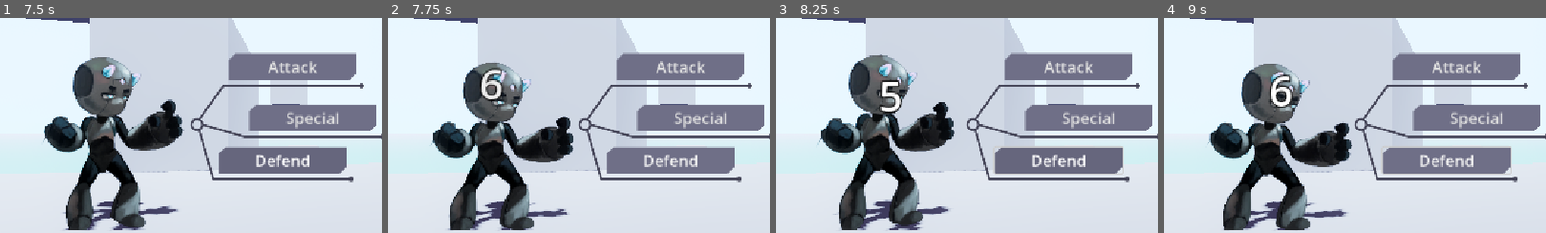
Above: before the commit, frames 1-4 (left to right).
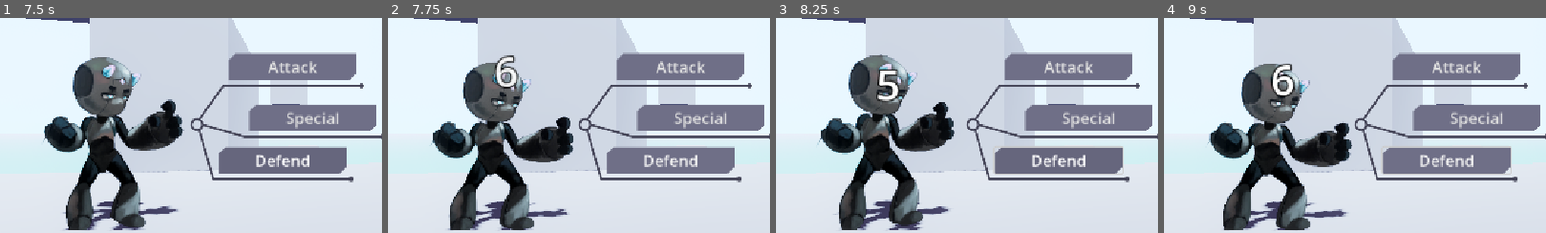
Above: after the commit, the same moments.

Repository: ProgrammerOnCoffee/operation-daemon
Game: Godot game, scene res://scenes/Test/node_2d.tscn
Two runs of this game, one before a commit and one after it. Both use one fixed random seed, a clock stepped at 60 frames per second and the inputs below. This scene is started directly instead of the project's main scene.
Inputs (mouse positions are % of the whole screen's width and height, from its top left):
- Up to frame 1 (7.5 s): tap Enter at 0.5 s; move the mouse to (72, 45) at 0.52 s; hold Right (select_right) 0.53-1.28 s; hold Space (select_confirm) 0.53-1.28 s; click (72, 45) at 0.67 s; move the mouse to (30, 55) at 1.27 s; hold Down (ui_down) 1.28-2.03 s; tap Space (select_confirm) every 1.5 s from 1.35 to 7.35 s; move the mouse to (60, 28) at 2.02 s; hold Right (select_right) 2.03-2.78 s; hold Space (select_confirm) 2.03-2.78 s; move the mouse to (45, 70) at 2.77 s; hold Up (ui_up) 2.78-3.53 s; click (45, 70) at 2.92 s; move the mouse to (80, 65) at 3.52 s; hold Space (select_confirm) 3.53-4.28 s; hold Left (select_left) 3.53-5.03 s; move the mouse to (20, 35) at 4.27 s; move the mouse to (55, 50) at 5.02 s; hold Down (ui_down) 5.03-5.78 s; hold Space (select_confirm) 5.03-5.78 s; click (55, 50) at 5.17 s; move the mouse to (35, 25) at 5.77 s; hold Right (select_right) 5.78-6.53 s; move the mouse to (72, 45) at 6.52 s; hold Up (ui_up) 6.53-7.28 s; hold Space (select_confirm) 6.53-7.28 s; move the mouse to (30, 55) at 7.27 s; hold Right (select_right) from 7.28 s (still down); click (30, 55) at 7.42 s
- Up to frame 2 (7.75 s): keep holding Right (select_right)
- Up to frame 3 (8.25 s): move the mouse to (60, 28) at 8.02 s; release Right (select_right) at 8.03 s; hold Down (ui_down) from 8.03 s (still down); hold Space (select_confirm) from 8.03 s (still down)
- Up to frame 4 (9 s): move the mouse to (45, 70) at 8.77 s; release Down (ui_down) at 8.78 s; release Space (select_confirm) at 8.78 s; hold Left (select_left) from 8.78 s (still down); tap Space (select_confirm) at 8.85 s
The pictures show only the part of the screen within x 0-50%, y 23-73%; the shares and areas given below are measured in that part.

Frame 1 is identical in both runs. In frame 2, 1.1% of the frame differs, in the area x 24-35%, y 17-39%; in frame 3, 0.9%; in frame 4, 0.8%.

Commit message:
Rename DamageLabels to FloatyLabels and add a reusable method to create them

Diff:
--- a/scenes/Test/Test_room.tscn
+++ b/scenes/Test/Test_room.tscn
@@ -4,7 +4,7 @@
 [ext_resource type="Script" uid="uid://rnsxwyparcb0" path="res://scripts/combat_handler.gd" id="1_wh42t"]
 [ext_resource type="PackedScene" uid="uid://bvgllgo3272t8" path="res://scenes/entities/player.tscn" id="2_wh42t"]
 [ext_resource type="Script" uid="uid://b0afr6lawd4cx" path="res://scripts/command_wheel.gd" id="3_7qh11"]
-[ext_resource type="Script" uid="uid://cr0wckmf4e5m8" path="res://scripts/damage_label.gd" id="3_t5lw4"]
+[ext_resource type="Script" uid="uid://cr0wckmf4e5m8" path="res://scripts/floaty_label.gd" id="3_t5lw4"]
 [ext_resource type="PackedScene" uid="uid://chww5uygi35ie" path="res://scenes/entities/slime_spider_bot.tscn" id="4_y836a"]
 [ext_resource type="Theme" uid="uid://bftgnmhry3n7y" path="res://resources/game_theme.tres" id="5_wjxyj"]
 
@@ -162,7 +162,7 @@
 offset_bottom = 39.999985
 text = "Defend"
 
-[node name="DamageLabel" type="Label" parent="CombatHandler" unique_id=797703075]
+[node name="FloatyLabel" type="Label" parent="CombatHandler" unique_id=797703075]
 visible = false
 grow_horizontal = 2
 grow_vertical = 2
--- a/scripts/combat_handler.gd
+++ b/scripts/combat_handler.gd
@@ -125,3 +125,17 @@
 		tween.tween_property(cam, ^":global_transform", _cam_initial_transform, D)
 	_focused_entity = entity
 	await tween.finished
+
+
+## Creates a "floaty" label that gradually spins and falls.
+func create_floaty_label(pos: Vector2, text: String) -> Label:
+	var label := get_node(^"FloatyLabel").duplicate() as Label
+	label.text = text
+	label.global_position = pos - label.size / 2
+	label.velocity = Vector2.UP.rotated(
+			deg_to_rad(randf_range(5, 20))
+			* (+1 if randi_range(0, 1) else -1)
+	) * 256
+	label.show()
+	add_child(label, false, INTERNAL_MODE_FRONT)
+	return label
--- a/scripts/entity.gd
+++ b/scripts/entity.gd
@@ -105,13 +105,9 @@
 ## Makes this [Entity] take [param amount] damage.
 func take_damage(amount: int) -> void:
 	health -= amount
-	var label := combat_handler.get_node(^"DamageLabel").duplicate() as Label
-	label.global_position = combat_handler.cam.unproject_position(
-			entity_3d.project_point(Vector2(rect.size) * Vector2(0.5, 0.25)))
-	label.text = String.num_int64(amount)
-	label.velocity = Vector2.UP.rotated(
-			randf_range(deg_to_rad(5), deg_to_rad(20))
-			* (+1 if randi_range(0, 1) else -1)
-	) * 256
-	label.show()
-	combat_handler.add_child(label, false, INTERNAL_MODE_FRONT)
+	combat_handler.create_floaty_label(
+			combat_handler.cam.unproject_position(
+					entity_3d.project_point(Vector2(rect.size) * Vector2(0.5, 0.25))
+			),
+			String.num_int64(amount)
+	)
--- a/scripts/damage_label.gd
+++ b/scripts/floaty_label.gd
@@ -1,13 +1,13 @@
 extends Label
-## A [Label] that displays the damage dealt to an [Entity].
+## A "floaty" [Label] that gradually spins and falls.
 ##
-## A [Label] that displays the damage dealt to an [Entity]. Gradually rotates and
-## moves according to its [member rot_velocity] and [member velocity].
+## A "floaty" [Label] that gradually spins and falls
+## according to its [member rot_velocity] and [member velocity].
 
 ## The label's velocity.
 var velocity: Vector2
 ## The label's rotational velocity, in radians.
-var rot_velocity: float = randf_range(deg_to_rad(10), deg_to_rad(25)) * (+1 if randi_range(0, 1) else -1)
+var rot_velocity: float = deg_to_rad(randf_range(10, 25)) * (+1 if randi_range(0, 1) else -1)
 
 
 func _ready() -> void:
Renamed: scripts/damage_label.gd.uid -> scripts/floaty_label.gd.uid
